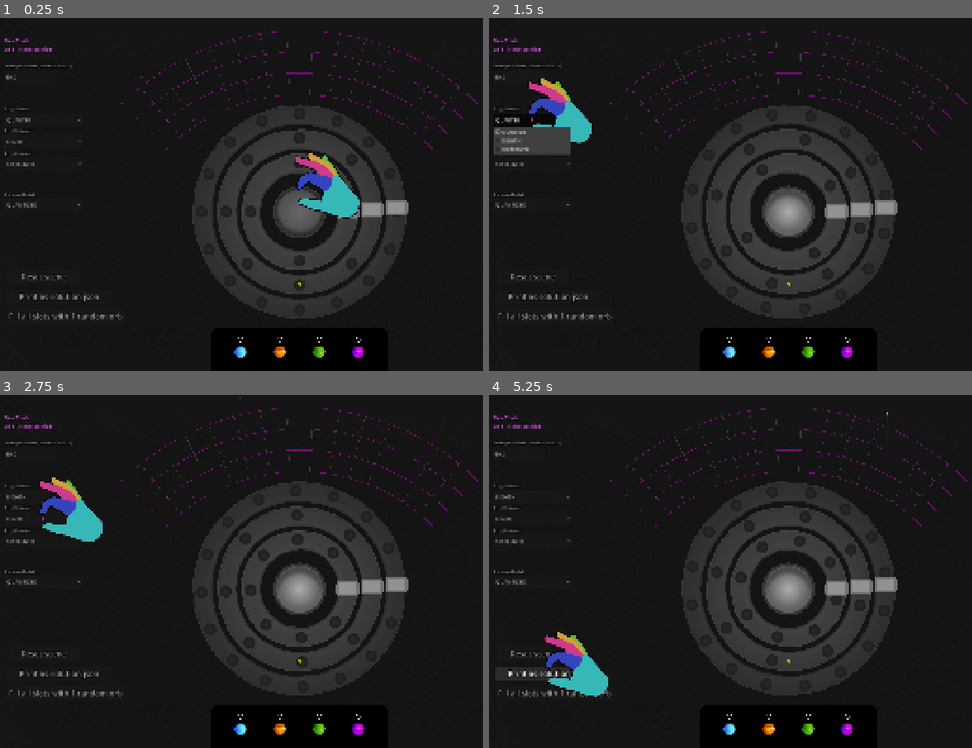
Above: before the commit, frames 1-4 (two rows, left to right).
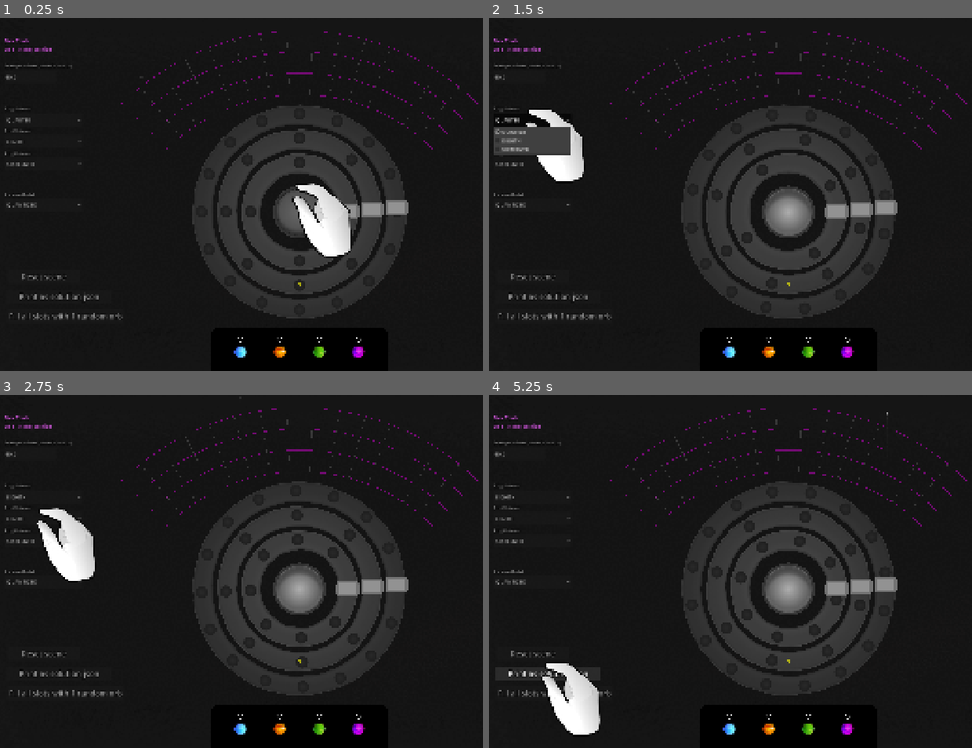
Above: after the commit, the same moments.

Repository: Senzameta-Games/igcc-jam-2026
Game: Godot game, scene res://core/main.tscn
Two runs of this game, one before a commit and one after it. Both use one fixed random seed, a clock stepped at 60 frames per second and the inputs below.
Inputs (mouse positions are in pixels of both pictures, inside the frame that each line leads up to):
- Up to frame 1 (0.25 s): no input
- Up to frame 2 (1.5 s): click (788, 212) at 0.5 s; click "QUARTER" at 1.25 s
- Up to frame 3 (2.75 s): click "EIGHTH" at 2 s
- Up to frame 4 (5.25 s): click "EIGHTH" at 2.75 s; click "SIXTEENTH" at 3.5 s; click "QUANTIZED" at 4.25 s; click "Print as solution json" at 5 s

The runs differ from the first frame. In frame 1, 2.7% of the frame differs, in the area x 60-75%, y 38-68%; in frame 2, 1.9%; in frame 3, 2.5%; in frame 4, 2.5%.

Commit message:
Better hand

Diff:
--- a/core/entities/hand/hand.gd
+++ b/core/entities/hand/hand.gd
@@ -94,13 +94,13 @@
 func _refresh_texture() -> void:
 	if _pointing and _held_orb == null:
 		_sprite.texture = texture_pointing
-		_sprite.offset = Vector2(86.0, 98)
+		_sprite.offset = Vector2(76, 120)
 	elif _held_orb != null:
 		_sprite.texture = texture_holding
-		_sprite.offset = Vector2(86.0, -28.0)
+		_sprite.offset = Vector2(70, 80)
 	else:
 		_sprite.texture = texture_empty
-		_sprite.offset = Vector2(86.0, -28.0)
+		_sprite.offset = Vector2(70, 80)
 
 func _show_all_drophints() -> void:
 	for node: Node in get_tree().get_nodes_in_group("slots"):
--- a/core/entities/hand/hand.tscn
+++ b/core/entities/hand/hand.tscn
@@ -8,7 +8,7 @@
 [sub_resource type="RectangleShape2D" id="RectangleShape2D_v2pej"]
 
 [node name="Hand" type="Node2D" unique_id=797971003]
-z_index = 30
+z_index = 99
 script = ExtResource("1_ljdg1")
 texture_empty = ExtResource("2_oaghj")
 texture_holding = ExtResource("3_y17g0")
--- a/core/main.gd
+++ b/core/main.gd
@@ -11,6 +11,7 @@
 const ORB_TRAIL_SCENE: PackedScene = preload("res://core/entities/orbs/orb_trail.tscn")
 
 func _ready() -> void:
+	Input.set_mouse_mode(Input.MOUSE_MODE_HIDDEN)
 	_background.position = get_viewport_rect().size / 2
 	await get_tree().process_frame
 	_piano_roll.setup(_tray)
Binary file changed: core/assets/hand/hand_empty.png
Binary file changed: core/assets/hand/hand_holding.png
Binary file changed: core/assets/hand/hand_pointing.png
